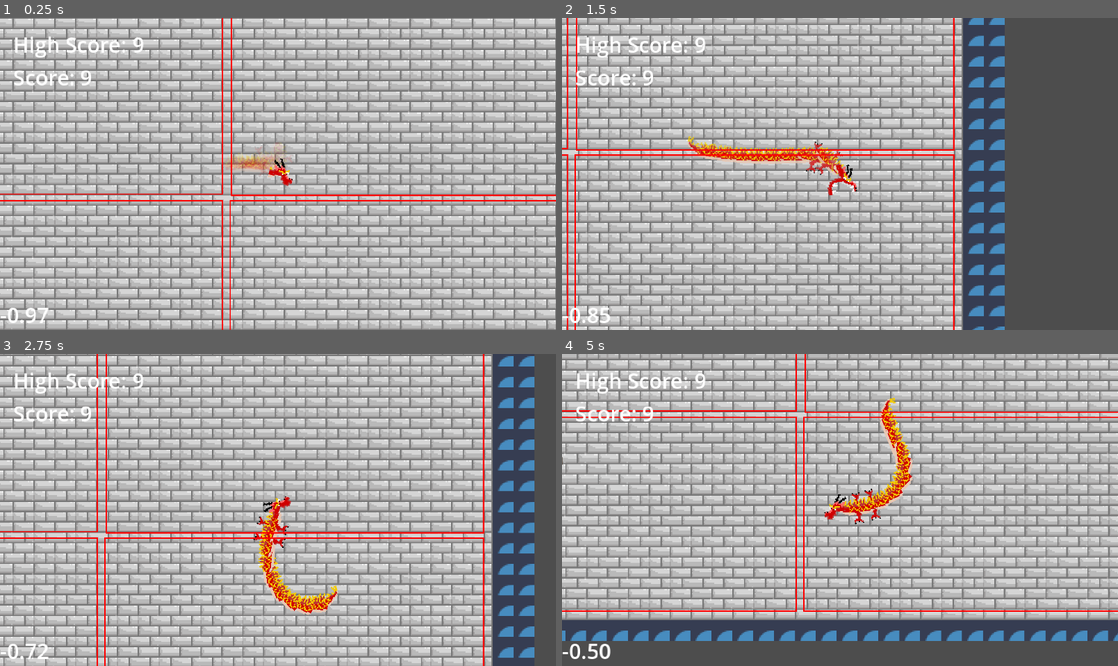
Above: before the commit, frames 1-4 (two rows, left to right).
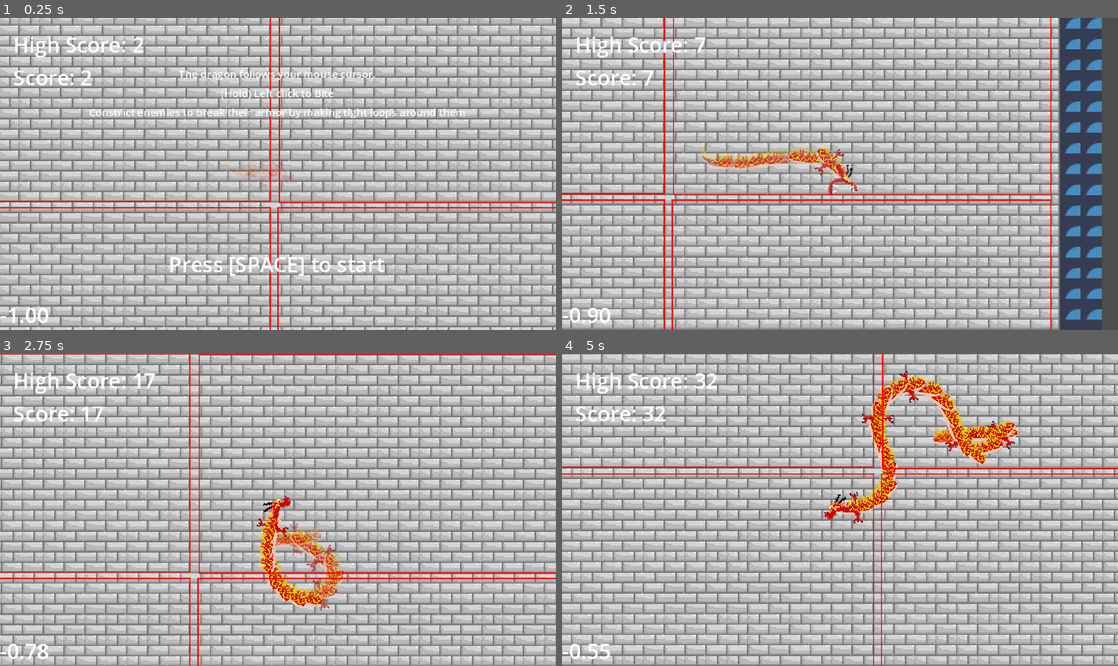
Above: after the commit, the same moments.

Repository: Steaf23/GMTK-2025
Game: Godot game, scene res://world.tscn
The game is run twice, just before and just after one commit, with the same random seed, the same clock (stepped at 60 frames per second) and the same inputs. The engine's default icon, where the game draws it, is replaced by a stand-in: a white triangle on a blue panel in a dark square.
Inputs (mouse positions are in pixels of both pictures, inside the frame that each line leads up to):
- Up to frame 1 (0.25 s): no input
- Up to frame 2 (1.5 s): tap Enter at 0.5 s; move the mouse to (962, 158) at 0.52 s; hold Space (continue, bound only after the commit) 0.53-1.28 s; move the mouse to (728, 189) at 1.27 s; click (728, 189) at 1.35 s
- Up to frame 3 (2.75 s): tap Space (continue, bound only after the commit) at 1.55 s; move the mouse to (333, 441) at 2.02 s; hold Space (continue, bound only after the commit) from 2.03 s (still down)
- Up to frame 4 (5 s): move the mouse to (812, 572) at 2.77 s; release Space (continue, bound only after the commit) at 2.78 s; tap Space (continue, bound only after the commit) at 2.85, 3.8, 4.35 s; move the mouse to (1006, 556) at 3.52 s; press the mouse at (1006, 556) at 3.53 s; move the mouse to (673, 463) at 4.27 s; release the mouse at (673, 463) at 4.28 s

The runs differ from the first frame. In frame 1, 78% of the frame differs, in the area x 0-100%, y 0-100%; in frame 2, 77%; in frame 3, 64%; in frame 4, 88%.

Commit message:
- added tutorial screen (font needs to be fixed)

Diff:
--- a/dragon/body_segment.gd
+++ b/dragon/body_segment.gd
@@ -8,7 +8,7 @@
 
 @onready var leading: Node2D = null
 
-@onready var is_last: bool = false:
+@export var is_last: bool = false:
 	set(value):
 		is_last = value
 		if is_node_ready():
--- a/dragon/dragon.gd
+++ b/dragon/dragon.gd
@@ -16,16 +16,19 @@
 # array of arrays, keeping track of segments that are part of a possible constriction.
 var constriction_windows: ConstrictionManager = ConstrictionManager.new()
 
+var started: bool = false
 
 func _ready() -> void:
 	Global.dragon = self
 
-	for i in 7:
-		add_segment()
+	add_segment()
+
+
+func start_moving() -> void:
+	started = true
 
 
 func _physics_process(delta: float) -> void:
-
 	var cur_speed = speed * speed_mult * speed_curve.sample(segments().size())
 
 	$Head.speed = cur_speed
--- a/dragon/dragon.tscn
+++ b/dragon/dragon.tscn
@@ -56,6 +56,42 @@
 [sub_resource type="CircleShape2D" id="CircleShape2D_qw8pt"]
 radius = 8.0
 
+[sub_resource type="Animation" id="Animation_bu73e"]
+length = 0.001
+tracks/0/type = "value"
+tracks/0/imported = false
+tracks/0/enabled = true
+tracks/0/path = NodePath("%Sprite:modulate")
+tracks/0/interp = 1
+tracks/0/loop_wrap = true
+tracks/0/keys = {
+"times": PackedFloat32Array(0),
+"transitions": PackedFloat32Array(1),
+"update": 0,
+"values": [Color(1, 1, 1, 1)]
+}
+
+[sub_resource type="Animation" id="Animation_r8lk1"]
+resource_name = "fade_in"
+tracks/0/type = "value"
+tracks/0/imported = false
+tracks/0/enabled = true
+tracks/0/path = NodePath("%Sprite:modulate")
+tracks/0/interp = 1
+tracks/0/loop_wrap = true
+tracks/0/keys = {
+"times": PackedFloat32Array(0, 1),
+"transitions": PackedFloat32Array(1, 1),
+"update": 0,
+"values": [Color(1, 1, 1, 0), Color(1, 1, 1, 1)]
+}
+
+[sub_resource type="AnimationLibrary" id="AnimationLibrary_5ebm8"]
+_data = {
+&"RESET": SubResource("Animation_bu73e"),
+&"fade_in": SubResource("Animation_r8lk1")
+}
+
 [node name="Dragon" type="Node2D"]
 script = ExtResource("1_lmeim")
 follow_distance = 12
@@ -65,9 +101,6 @@
 
 [node name="BodySegment" parent="Body" instance=ExtResource("2_r8lk1")]
 position = Vector2(37, 0)
-
-[node name="BodySegment2" parent="Body" instance=ExtResource("2_r8lk1")]
-position = Vector2(19, 0)
 
 [node name="Head" type="CharacterBody2D" parent="."]
 collision_mask = 2
@@ -95,6 +128,7 @@
 unique_name_in_owner = true
 position = Vector2(5, 0)
 sprite_frames = SubResource("SpriteFrames_5ebm8")
+animation = &"open"
 autoplay = "default"
 flip_h = true
 
@@ -103,6 +137,13 @@
 
 [node name="CollisionShape2D" type="CollisionShape2D" parent="Head/SegmentDetect"]
 shape = SubResource("CircleShape2D_qw8pt")
+
+[node name="AnimationPlayer" type="AnimationPlayer" parent="Head"]
+libraries = {
+&"": SubResource("AnimationLibrary_5ebm8")
+}
+autoplay = "fade_in"
+speed_scale = 0.5
 
 [node name="Line2D" type="Line2D" parent="."]
 
--- a/dragon/head.gd
+++ b/dragon/head.gd
@@ -14,6 +14,9 @@
 
 
 func _physics_process(delta: float) -> void:
+	if not get_parent().started:
+		return
+
 	if not is_eating:
 		var input_dir = get_viewport_rect().get_center().direction_to(get_viewport().get_mouse_position())
 		var angle = cur_dir.angle_to(input_dir)
--- a/project.godot
+++ b/project.godot
@@ -48,6 +48,11 @@
 "events": [Object(InputEventKey,"resource_local_to_scene":false,"resource_name":"","device":-1,"window_id":0,"alt_press …(192 unchanged characters)…
 ]
 }
+continue={
+"deadzone": 0.2,
+"events": [Object(InputEventKey,"resource_local_to_scene":false,"resource_name":"","device":-1,"window_id":0,"alt_pressed":false,"shift_pressed":false,"ctrl_pressed":false,"meta_pressed":false,"pressed":false,"keycode":0,"physical_keycode":32,"key_label":0,"unicode":32,"location":0,"echo":false,"script":null)
+]
+}
 
 [layer_names]
 
--- a/spawner.gd
+++ b/spawner.gd
@@ -22,7 +22,7 @@
 var spawnables: Array = [
 	{"scene": preload("res://warrior/pot_warrior.tscn"), "weight": 1},
 	{"scene": preload("res://warrior/small_warrior.tscn"), "weight": 5},
-	{"scene": preload("res://warrior/big_warrior.tscn"), "weight": 20},
+	{"scene": preload("res://warrior/big_warrior.tscn"), "weight": 25},
 ]
 
 func start() -> void:
--- a/world.gd
+++ b/world.gd
@@ -7,11 +7,11 @@
 
 @onready var highscore = 0
 
+var in_tutorial: bool = true
+
 
 func _ready() -> void:
 	randomize()
-
-	spawner.start()
 
 	dragon.player_died.connect(_on_player_died)
 
@@ -19,6 +19,14 @@
 		if c is Warrior:
 			c.killed.connect(_on_warrior_killed.bind(c))
 
+
+func _input(event: InputEvent) -> void:
+	if in_tutorial and event.is_action_pressed("continue"):
+		$Tutorial.hide()
+		dragon.start_moving()
+		for i in 5:
+			dragon.add_segment()
+		spawner.start()
 
 func _on_add_pressed() -> void:
 	dragon.add_segment()
@@ -39,7 +47,7 @@
 		highscore = s
 	score.text = "High Score: %s\nScore: %s" % [highscore, s]
 
-	$CanvasLayer/DEBUG.text = "%.2f" % [spawner.difficulty]
+	$HUD/DEBUG.text = "%.2f" % [spawner.difficulty]
 
 
 func _on_player_died() -> void:
--- a/world.tscn
+++ b/world.tscn
@@ -254,10 +254,11 @@
 sources/0 = SubResource("TileSetAtlasSource_wse8f")
 sources/1 = SubResource("TileSetAtlasSource_ic0uy")
 
+[sub_resource type="LabelSettings" id="LabelSettings_gbfbk"]
+font_size = 8
+
 [node name="World" type="Node2D"]
 script = ExtResource("1_tlwt5")
-
-[node name="Tutorial" type="Node2D" parent="."]
 
 [node name="Spawner" type="Node2D" parent="." node_paths=PackedStringArray("world")]
 script = ExtResource("2_wse8f")
@@ -308,13 +309,38 @@
 [node name="Dragon" parent="." instance=ExtResource("1_fj7yv")]
 
 [node name="BodySegment" parent="Dragon/Body" index="0"]
-position = Vector2(352, 169)
-
-[node name="BodySegment2" parent="Dragon/Body" index="1"]
-position = Vector2(373, 170)
+position = Vector2(302, 169)
 
 [node name="Head" parent="Dragon" index="1"]
 position = Vector2(327, 170)
+
+[node name="Tutorial" type="CanvasLayer" parent="."]
+process_mode = 3
+layer = 6
+
+[node name="CenterContainer" type="CenterContainer" parent="Tutorial"]
+anchors_preset = 15
+anchor_right = 1.0
+anchor_bottom = 1.0
+grow_horizontal = 2
+grow_vertical = 2
+
+[node name="VBoxContainer" type="VBoxContainer" parent="Tutorial/CenterContainer"]
+layout_mode = 2
+theme_override_constants/separation = 100
+
+[node name="Label" type="Label" parent="Tutorial/CenterContainer/VBoxContainer"]
+layout_mode = 2
+text = "The dragon follows your mouse cursor.
+(Hold) Left click to Bite
+Constrict enemies to break their armor by making tight loops around them"
+label_settings = SubResource("LabelSettings_gbfbk")
+horizontal_alignment = 1
+
+[node name="Label2" type="Label" parent="Tutorial/CenterContainer/VBoxContainer"]
+layout_mode = 2
+text = "Press [SPACE] to start"
+horizontal_alignment = 1
 
 [node name="Gameover" type="CanvasLayer" parent="."]
 process_mode = 2
@@ -361,9 +387,9 @@
 layout_mode = 2
 text = "Restart"
 
-[node name="CanvasLayer" type="CanvasLayer" parent="."]
-
-[node name="Label" type="Label" parent="CanvasLayer"]
+[node name="HUD" type="CanvasLayer" parent="."]
+
+[node name="Label" type="Label" parent="HUD"]
 visible = false
 anchors_preset = 1
 anchor_left = 1.0
@@ -373,7 +399,7 @@
 grow_horizontal = 0
 text = "WTF"
 
-[node name="HBoxContainer" type="HBoxContainer" parent="CanvasLayer"]
+[node name="HBoxContainer" type="HBoxContainer" parent="HUD"]
 visible = false
 anchors_preset = 7
 anchor_left = 0.5
@@ -388,15 +414,15 @@
 theme_override_constants/separation = 30
 alignment = 1
 
-[node name="Add" type="Button" parent="CanvasLayer/HBoxContainer"]
+[node name="Add" type="Button" parent="HUD/HBoxContainer"]
 layout_mode = 2
 text = "Add"
 
-[node name="Remove" type="Button" parent="CanvasLayer/HBoxContainer"]
+[node name="Remove" type="Button" parent="HUD/HBoxContainer"]
 layout_mode = 2
 text = "Remove"
 
-[node name="MarginContainer" type="MarginContainer" parent="CanvasLayer"]
+[node name="MarginContainer" type="MarginContainer" parent="HUD"]
 offset_right = 40.0
 offset_bottom = 40.0
 theme_override_constants/margin_left = 10
@@ -404,12 +430,12 @@
 theme_override_constants/margin_right = 10
 theme_override_constants/margin_bottom = 10
 
-[node name="Score" type="Label" parent="CanvasLayer/MarginContainer"]
+[node name="Score" type="Label" parent="HUD/MarginContainer"]
 unique_name_in_owner = true
 layout_mode = 2
 text = "Segments: 0"
 
-[node name="DEBUG" type="Label" parent="CanvasLayer"]
+[node name="DEBUG" type="Label" parent="HUD"]
 anchors_preset = 2
 anchor_top = 1.0
 anchor_bottom = 1.0
@@ -423,14 +449,15 @@
 autoplay = true
 bus = &"Music"
 
-[node name="CanvasLayer2" type="CanvasLayer" parent="."]
+[node name="Pause" type="CanvasLayer" parent="."]
 layer = 20
 
-[node name="PauseMenu" parent="CanvasLayer2" instance=ExtResource("8_gbfbk")]
+[node name="PauseMenu" parent="Pause" instance=ExtResource("8_gbfbk")]
+visible = false
 
 [connection signal="timeout" from="Spawner/SpawnTimer" to="Spawner" method="_on_spawn_timer_timeout"]
 [connection signal="pressed" from="Gameover/CenterContainer/MarginContainer/VBoxContainer/Restart" to="." method="_on_restart_pressed"]
-[connection signal="pressed" from="CanvasLayer/HBoxContainer/Add" to="." method="_on_add_pressed"]
-[connection signal="pressed" from="CanvasLayer/HBoxContainer/Remove" to="." method="_on_remove_pressed"]
+[connection signal="pressed" from="HUD/HBoxContainer/Add" to="." method="_on_add_pressed"]
+[connection signal="pressed" from="HUD/HBoxContainer/Remove" to="." method="_on_remove_pressed"]
 
 [editable path="Dragon"]
Not shown: 1 places in dragon/dragon.tscn that only renumber resources
Not shown: 1 places in world.tscn that only renumber resources
